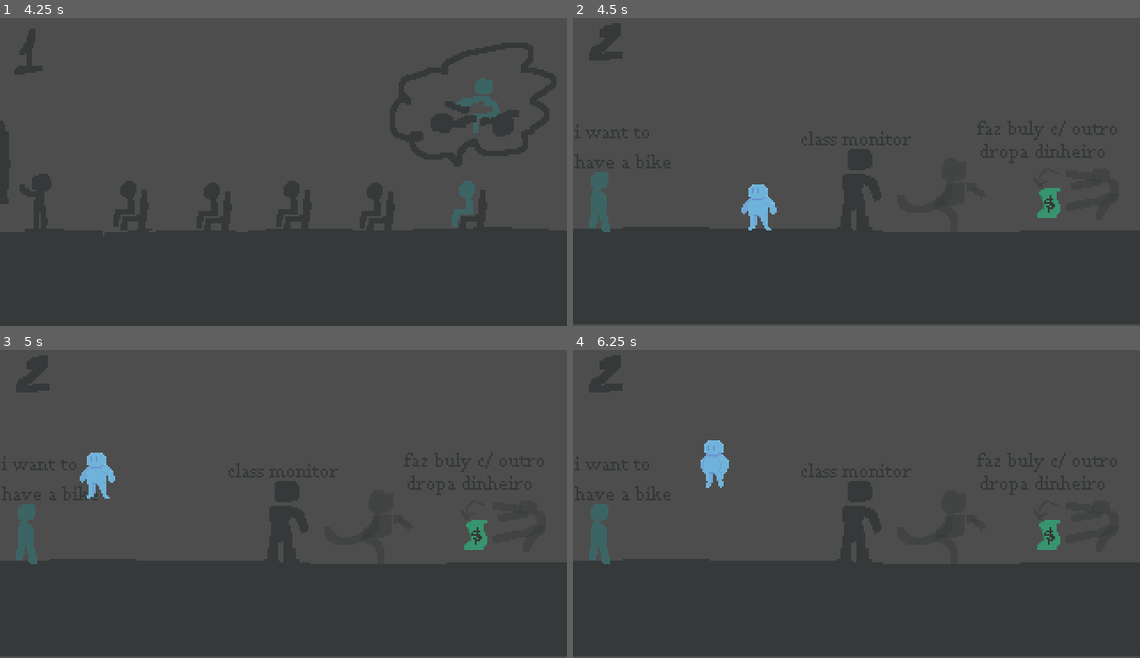
Above: before the commit, frames 1-4 (two rows, left to right).
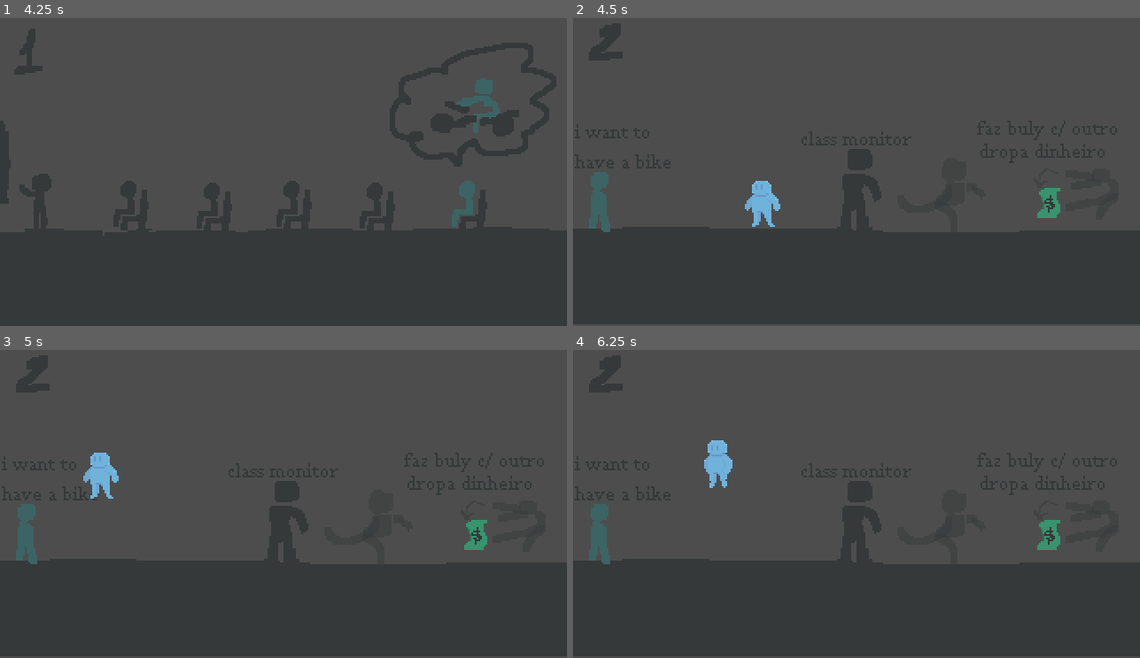
Above: after the commit, the same moments.

Repository: aloefflerj/ldjam58
Game: Godot game, scene res://scenes/Game.tscn
The game is run twice, just before and just after one commit, with the same random seed, the same clock (stepped at 60 frames per second) and the same inputs.
Inputs:
- Up to frame 1 (4.25 s): tap Enter at 0.5 s; hold D (right) 0.53-2.03 s; tap Up (jump) at 0.77, 1.52, 3.02, 3.77 s; hold A (left) 2.03-2.78 s; hold D (right) from 2.78 s (still down)
- Up to frame 2 (4.5 s): release D (right) at 4.28 s; hold A (left) from 4.28 s (still down)
- Up to frame 3 (5 s): keep holding A (left); tap Up (jump) at 4.52 s
- Up to frame 4 (6.25 s): release A (left) at 5.03 s; hold D (right) 5.03-5.78 s; hold A (left) from 5.78 s (still down); tap Up (jump) at 6.02 s

Frame 1 is identical in both runs. In frame 2, 0.4% of the frame differs, in the area x 29-37%, y 52-69%; in frame 3, 0.3%; in frame 4, 0.3%.

Commit message:
feat(second): implements level changing

Diff:
--- a/scenes/Game.tscn
+++ b/scenes/Game.tscn
@@ -1,9 +1,8 @@
-[gd_scene load_steps=8 format=3 uid="uid://36ldmg7cl1xw"]
+[gd_scene load_steps=7 format=3 uid="uid://36ldmg7cl1xw"]
 
 [ext_resource type="Script" uid="uid://c4ah0timuo4pm" path="res://scenes/game.gd" id="1_aug50"]
 [ext_resource type="Texture2D" uid="uid://dsipjbe1oldth" path="res://assets/Placeholder/Levels/level_1.png" id="2_78awf"]
 [ext_resource type="PackedScene" uid="uid://b2niru2h553lj" path="res://scenes/player.tscn" id="2_qbsmt"]
-[ext_resource type="PackedScene" uid="uid://cmn0bi4as0iu4" path="res://scenes/Triggers/drop_core.tscn" id="5_s0nni"]
 
 [sub_resource type="RectangleShape2D" id="RectangleShape2D_78awf"]
 size = Vector2(321, 52)
@@ -21,13 +20,10 @@
 
 [node name="Player" parent="." instance=ExtResource("2_qbsmt")]
 position = Vector2(117, 104)
+phase_path = "res://scenes/phase_two.tscn"
 
 [node name="Camera2D" type="Camera2D" parent="."]
 position = Vector2(160, 90)
-
-[node name="DropCore" parent="." instance=ExtResource("5_s0nni")]
-visible = false
-position = Vector2(32, 170)
 
 [node name="SoundPlayer" type="AudioStreamPlayer2D" parent="."]
 
@@ -52,9 +48,10 @@
 shape = SubResource("SegmentShape2D_78awf")
 
 [node name="Phase End" type="Area2D" parent="."]
+position = Vector2(320, 114)
 
 [node name="CollisionShape2D" type="CollisionShape2D" parent="Phase End"]
-position = Vector2(322, 110)
+position = Vector2(1, -1)
 shape = SubResource("CircleShape2D_78awf")
 
 [connection signal="body_entered" from="Phase End" to="Player" method="_on_phase_end_body_entered"]
--- a/scenes/phase_three.tscn
+++ b/scenes/phase_three.tscn
@@ -1,3 +1,40 @@
-[gd_scene format=3 uid="uid://bupu4lgml2g4o"]
+[gd_scene load_steps=5 format=3 uid="uid://bupu4lgml2g4o"]
+
+[ext_resource type="Texture2D" uid="uid://bd1c615bp8t6b" path="res://assets/Placeholder/Levels/level_3.png" id="1_etcbv"]
+[ext_resource type="PackedScene" uid="uid://b2niru2h553lj" path="res://scenes/player.tscn" id="2_cd8kx"]
+
+[sub_resource type="RectangleShape2D" id="RectangleShape2D_ejk4j"]
+size = Vector2(321, 52)
+
+[sub_resource type="SegmentShape2D" id="SegmentShape2D_qg70y"]
 
 [node name="phase_three" type="Node2D"]
+
+[node name="Sprite2D" type="Sprite2D" parent="."]
+position = Vector2(159, 89)
+texture = ExtResource("1_etcbv")
+
+[node name="Ground" type="Sprite2D" parent="."]
+position = Vector2(-26, 152)
+
+[node name="StaticBody2D" type="StaticBody2D" parent="Ground"]
+
+[node name="CollisionShape2D" type="CollisionShape2D" parent="Ground/StaticBody2D"]
+position = Vector2(191, 49)
+scale = Vector2(1.02695, 0.984468)
+shape = SubResource("RectangleShape2D_ejk4j")
+debug_color = Color(0, 0.658696, 0.215611, 0.42)
+
+[node name="Extreme Left Margin" type="Sprite2D" parent="."]
+position = Vector2(-28, 150)
+
+[node name="StaticBody2D" type="StaticBody2D" parent="Extreme Left Margin"]
+
+[node name="CollisionShape2D" type="CollisionShape2D" parent="Extreme Left Margin/StaticBody2D"]
+position = Vector2(25, -84)
+scale = Vector2(3.66373, 10.9106)
+shape = SubResource("SegmentShape2D_qg70y")
+
+[node name="Player" parent="." instance=ExtResource("2_cd8kx")]
+position = Vector2(12, 158)
+phase_path = "res://scenes/phase_three.tscn"
--- a/scenes/phase_two.tscn
+++ b/scenes/phase_two.tscn
@@ -8,6 +8,8 @@
 [sub_resource type="RectangleShape2D" id="RectangleShape2D_iq40g"]
 size = Vector2(321, 52)
 
+[sub_resource type="CircleShape2D" id="CircleShape2D_4yk0h"]
+
 [node name="PhaseTwo" type="Node2D"]
 
 [node name="Bg" type="Sprite2D" parent="."]
@@ -16,6 +18,7 @@
 
 [node name="Player" parent="." instance=ExtResource("2_iq40g")]
 position = Vector2(117, 104)
+phase_path = "res://scenes/phase_three.tscn"
 
 [node name="Extreme Left Margin" type="Sprite2D" parent="."]
 position = Vector2(-27, 103)
@@ -37,3 +40,11 @@
 scale = Vector2(1.02695, 0.984468)
 shape = SubResource("RectangleShape2D_iq40g")
 debug_color = Color(0, 0.658696, 0.215611, 0.42)
+
+[node name="Phase End" type="Area2D" parent="."]
+position = Vector2(319, 110)
+
+[node name="CollisionShape2D" type="CollisionShape2D" parent="Phase End"]
+shape = SubResource("CircleShape2D_4yk0h")
+
+[connection signal="body_entered" from="Phase End" to="Player" method="_on_phase_end_body_entered"]
--- a/scripts/player.gd
+++ b/scripts/player.gd
@@ -1,5 +1,6 @@
 extends CharacterBody2D
 
+@export var phase_path: String
 @onready var animated_sprite_2d: AnimatedSprite2D = $AnimatedSprite2D
 @onready var sound_player: AudioStreamPlayer2D = $SoundPlayer
 
@@ -87,4 +88,4 @@
 
 
 func _on_phase_end_body_entered(_body: Node2D) -> void:
-	get_tree().call_deferred("change_scene_to_file", "res://scenes/phase_two.tscn")
+	get_tree().call_deferred("change_scene_to_file", phase_path)
Not shown: 1 places in scenes/phase_two.tscn that only renumber resources
